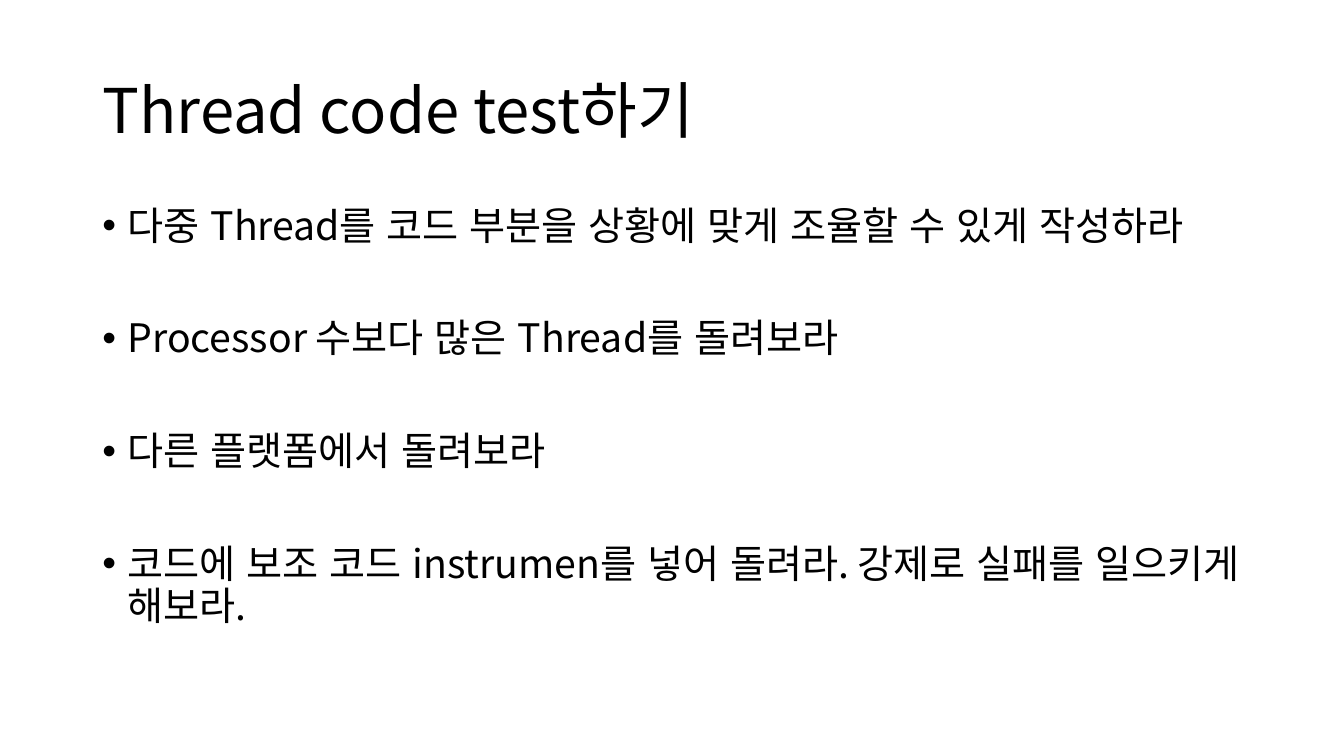
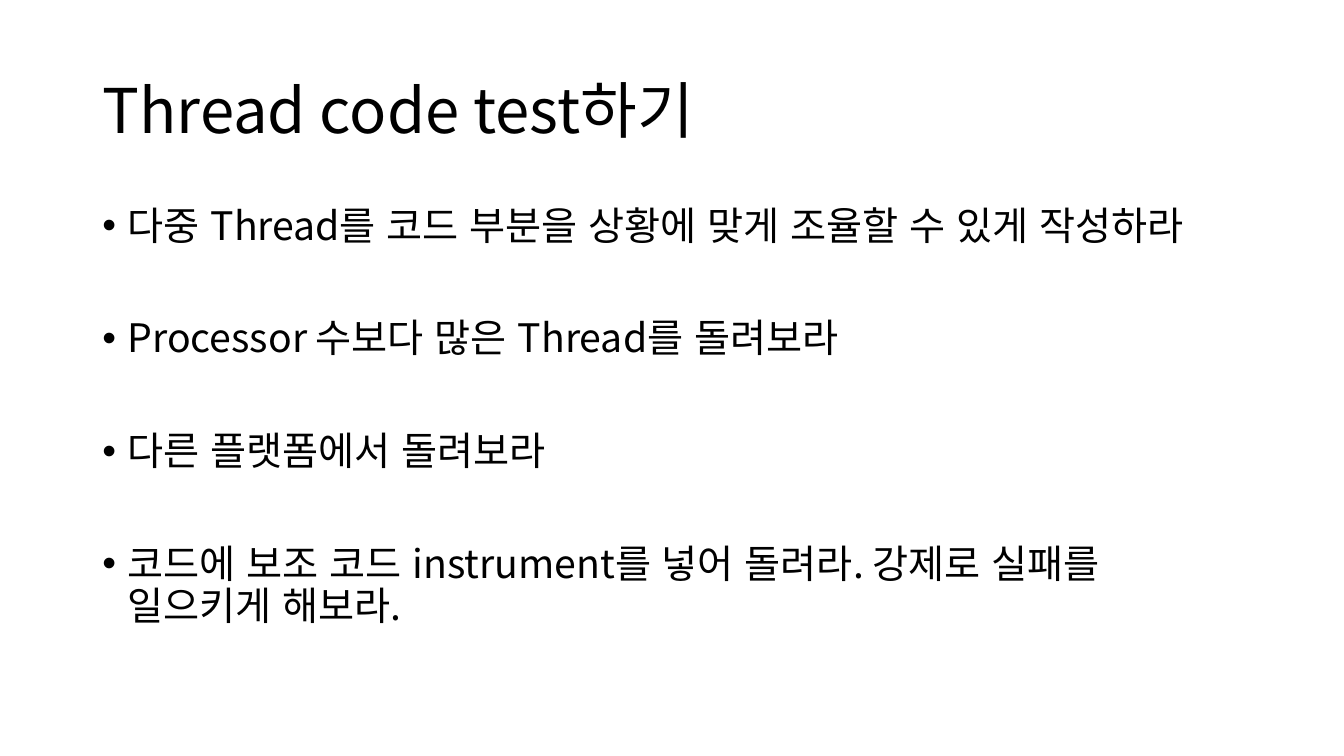
Before and after one commit to ALGOSOPT/CLEANCODE, a slide deck: slide 19 of Chapter13. 동시성.pptx. Drawn at 1344x756 pixels with LibreOffice and Linux fonts; fonts in the diff are those of the drawing. Boxes give left, top, right and bottom in pixels: in the first picture for what was removed or moved away, otherwise in the second. Text is boxed around its words. In the diff, an @@ line names an element or a change of style, - is before the commit and + after.

```diff
--- a/Chapter13. 동시성.pptx
+++ b/Chapter13. 동시성.pptx
@@ text at (128,545,1100,623): text changed @@
-• 코드에 보조 코드 instrumen를 넣어 돌려라. 강제로 실패를 일으키게 해보라.
+• 코드에 보조 코드 instrument를 넣어 돌려라. 강제로 실패를 일으키게 해보라.
```
Also in this commit, not shown: 2 other files.
